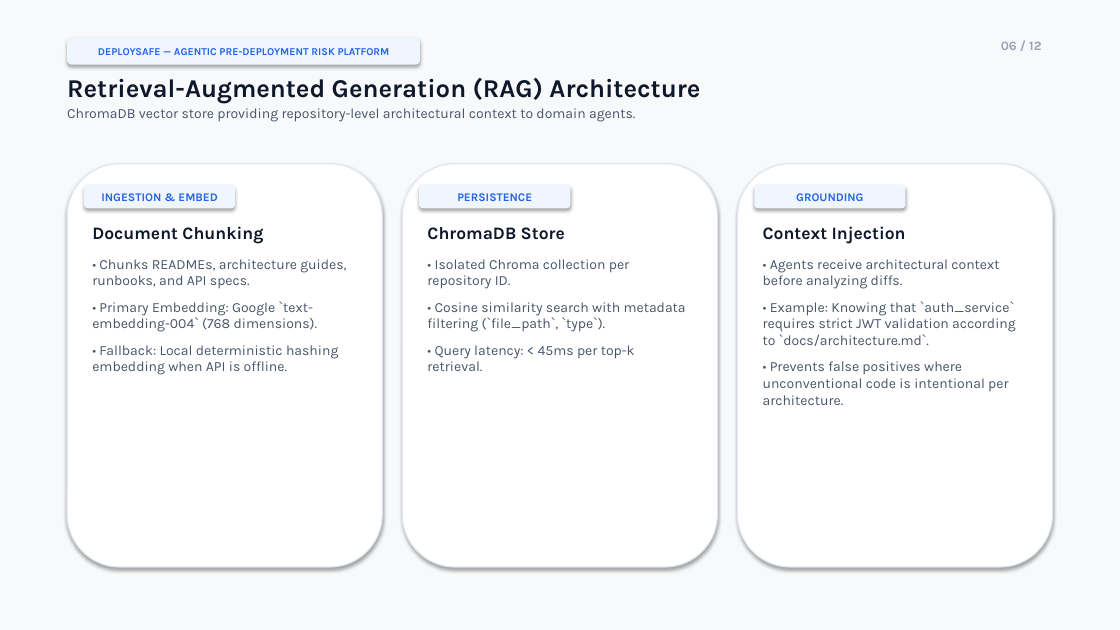
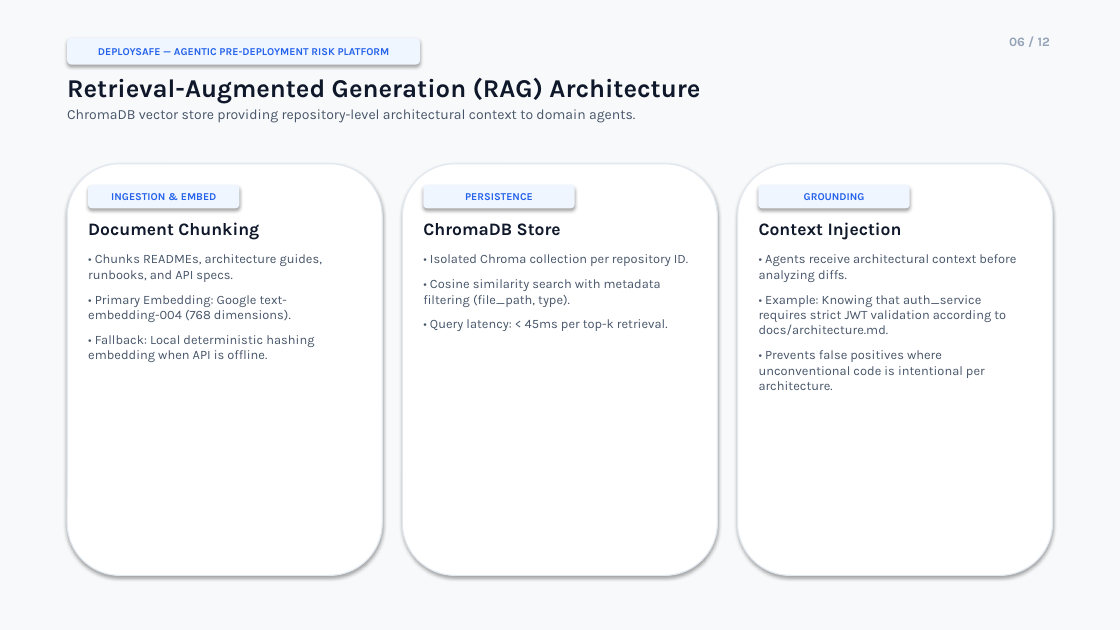
Before and after one commit to yashrao2607/AI-Devops, a slide deck: slide 6 of DeploySafe_Final_Presentation_V2.pptx. Drawn at 1120x630 pixels with LibreOffice and Linux fonts; fonts in the diff are those of the drawing. Boxes give left, top, right and bottom in pixels: in the first picture for what was removed or moved away, otherwise in the second. Text is boxed around its words. In the diff, an @@ line names an element or a change of style, - is before the commit and + after.

Commit message:
docs: perfect PPT typography, layout alignment, and slide previews

```diff
--- a/DeploySafe_Final_Presentation_V2.pptx
+++ b/DeploySafe_Final_Presentation_V2.pptx
@@ text "06 / 12": place and size @@
-text "06 / 12" at <box>1001,41,1041,50</box>
+text "06 / 12" at <box>1009,37,1050,46</box>
@@ rounded rectangle: place and size @@
-rounded rectangle at <box>67,164,382,567</box>
+rounded rectangle at <box>67,164,382,576</box>
@@ rounded rectangle: place and size @@
-rounded rectangle at <box>402,164,718,567</box>
+rounded rectangle at <box>402,164,718,576</box>
@@ rounded rectangle: place and size @@
-rounded rectangle at <box>738,164,1053,567</box>
+rounded rectangle at <box>738,164,1053,576</box>
@@ 3 rounded rectangles: place and size @@
-3 rounded rectangles at <box>84,185,906,208</box>
+3 rounded rectangles at <box>88,185,910,208</box>
@@ size 10 to 9 pt in 3 elements at <box>423,185,575,208</box>, <box>759,185,910,208</box>, <box>88,185,239,208</box> @@
@@ text at <box>88,254,323,362</box>: size 12 to 11 pt in "• Chunks READMEs, architecture guides, runbooks, and ...", "• Fallback: Local deterministic hashing embedding when ..." @@
@@ text at <box>430,254,688,331</box>: size 12 to 11 pt in "• Isolated Chroma collection per repository ID.", "• Query latency: < 45ms per top-k ..." @@
@@ text at <box>759,254,1016,390</box>: size 12 to 11 pt in "• Agents receive architectural context before analyzing ...", "• Prevents false positives where unconventional code ..." @@
@@ text at <box>88,295,291,322</box>: text changed; size 12 to 11 pt @@
-• Primary Embedding: Google `text-embedding-004` (768 dimensions).
+• Primary Embedding: Google text-embedding-004 (768 dimensions).
@@ text at <box>423,279,661,307</box>: text changed; size 12 to 11 pt @@
-• Cosine similarity search with metadata filtering (`file_path`, `type`).
+• Cosine similarity search with metadata filtering (file_path, type).
@@ text at <box>759,295,1006,335</box>: text changed; size 12 to 11 pt @@
-• Example: Knowing that `auth_service` requires strict JWT validation according to `docs/architecture.md`.
+• Example: Knowing that auth_service requires strict JWT validation according to docs/architecture.md.
```
Also in this commit, not shown: 11 other slides changed, 13 other files.
